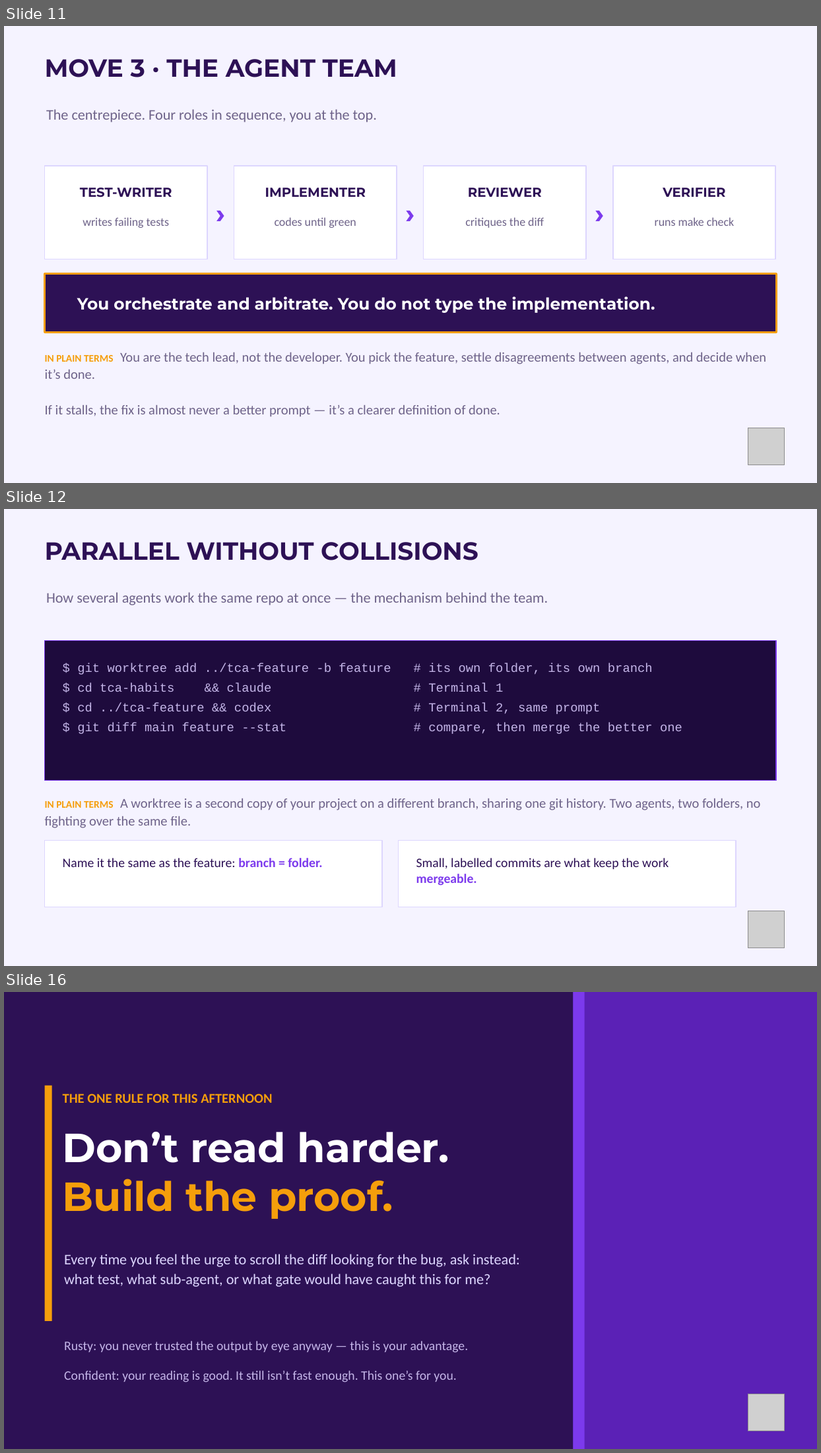
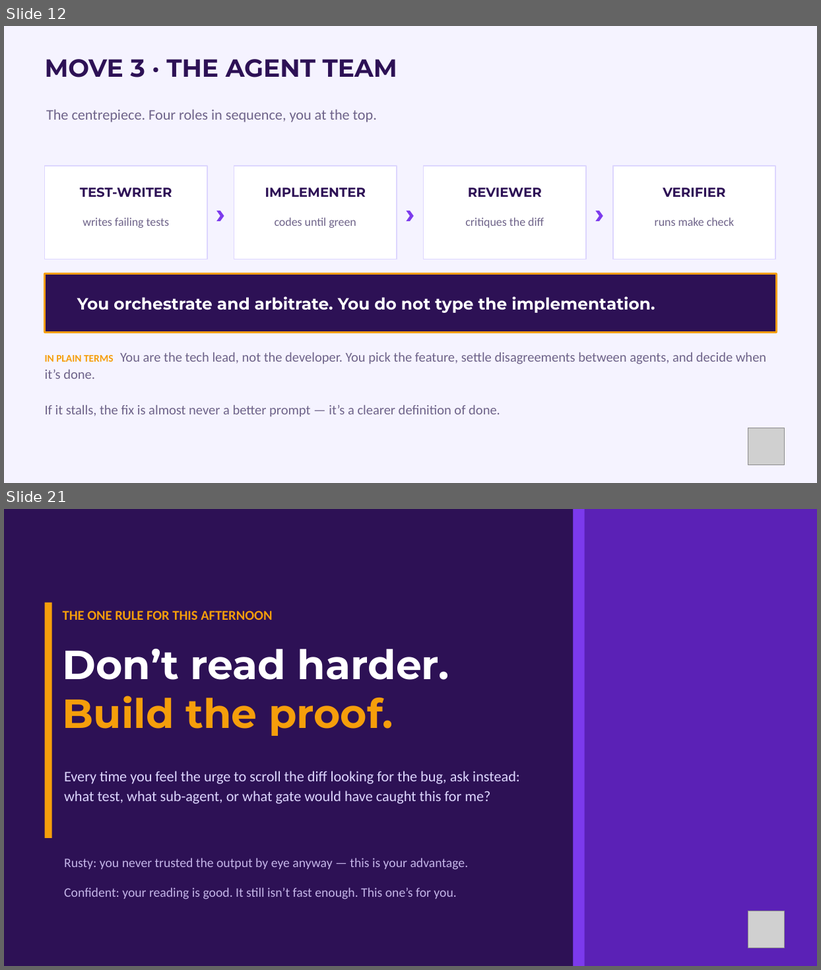
Before and after one commit to paulkeen/tca-habits, a slide deck: docs/TCA-Agentic-Engineering.pptx. Shown one above the other, each under a label of ours: slides 11, 12 and 16 before the commit, slides 12 and 21 after it; the slides between them are not shown. The pictures are 821x1453 and 821x970 pixels, drawn with LibreOffice and Linux fonts; fonts in the diff are those of the drawing; grey boxes stand for pictures. Boxes give left, top, right and bottom in pixels: in the first picture for what was removed or moved away, otherwise in the second. Text is boxed around its words. In the diff, an @@ line names an element or a change of style, - is before the commit and + after.

```diff
--- a/docs/TCA-Agentic-Engineering.pptx
+++ b/docs/TCA-Agentic-Engineering.pptx
@@ slide 12 removed at (4, 509, 817, 966), background #F5F3FF @@
@@ text removed at (45, 542, 479, 560) @@
-PARALLEL WITHOUT COLLISIONS
@@ text removed at (46, 592, 548, 605) @@
-How several agents work the same repo at once — the mechanism behind the team.
@@ rectangle removed at (45, 641, 776, 780) @@
@@ text removed at (77, 663, 682, 734) @@
-$ git worktree add ../tca-feature -b feature # its own folder, its own branch
-$ cd tca-habits && claude # Terminal 1
-$ cd ../tca-feature && codex # Terminal 2, same prompt
-$ git diff main feature --stat # compare, then merge the better one
@@ text removed at (45, 799, 761, 828) @@
-IN PLAIN TERMS A worktree is a second copy of your project on a different branch, sharing one git history. Two agents, two folders, no fighting over the same file.
@@ rectangle removed at (45, 841, 382, 908) @@
@@ rectangle removed at (399, 841, 736, 908) @@
@@ text removed at (63, 858, 322, 867) @@
-Name it the same as the feature: branch = folder.
@@ text removed at (416, 858, 669, 886) @@
-Small, labelled commits are what keep the work mergeable.
@@ picture removed at (748, 912, 785, 948) @@
@@ what was slide 11 is now slide 12 @@
@@ what was slide 16 is now slide 21 @@
```
Also in this commit, not shown: 3 slides changed, 7 slides added, 5 other files.
